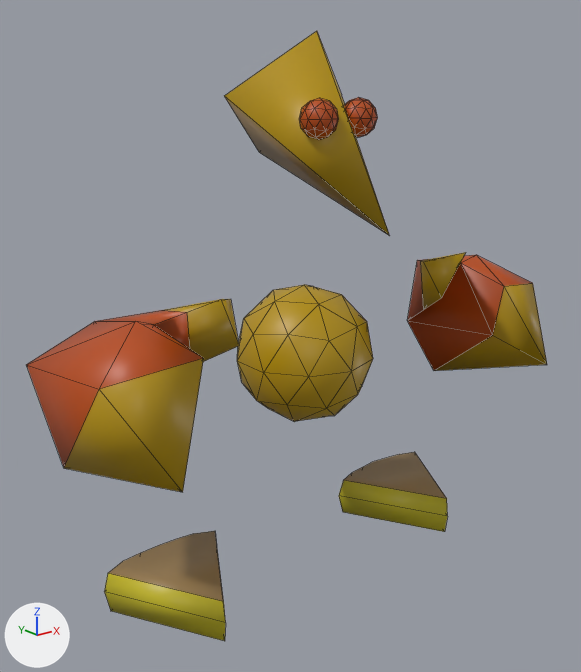
The COLLADA model assets/torre-golem.dae, before and after one commit.
Rendered twice from a 50 mm camera at (-6.99, -8.43, 6.92) aimed at (-0.36, -0.13, 3.6). Every picture has the same lights, and +X, +Y and +Z are marked at lower left. Mesh edges are drawn as thin lines.

The scene before the commit, as lines of its bpy script (objects in view):
```python
me_cylinder = bpy.data.meshes.new('Cylinder')
me_cylinder.from_pydata(...)  # 215 vertices, 333 faces; spans x -3.83..3.83, y -1.89..1.03, z 0.0..7.55
# faces by material slot: [101, 30, 8, 194]
me_cylinder.materials.append(mat_material)  # yellow #b79300
me_cylinder.materials.append(mat_canastra1)  # brown #94784b
me_cylinder.materials.append(mat_mussarela)  # yellow #c6b925
me_cylinder.materials.append(mat_fundi)  # orange #b74901
ob_cylinder = bpy.data.objects.new('Cylinder', me_cylinder)
ob_cylinder.location = (0.0, 0.0, 0.0)
```
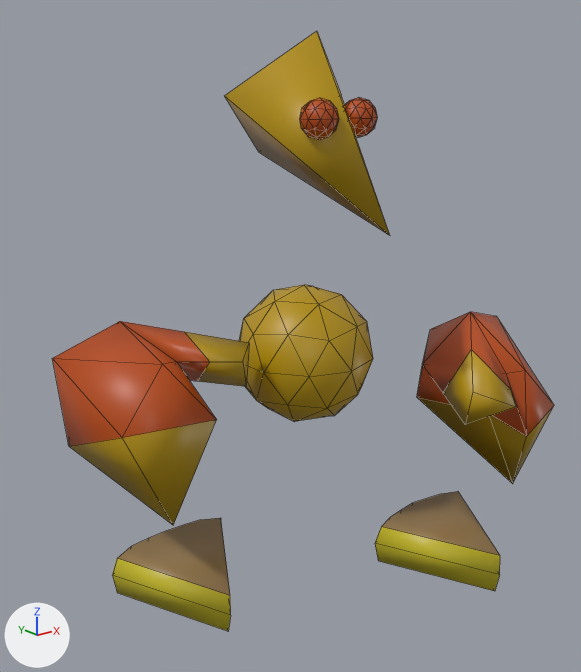
Changed parts and their boxes [x1, y1, x2, y2] in the pictures (581 x 672 px; the box of a moved part takes in the faces that stretch with it):
'Cylinder', reshaped: before [27, 31, 547, 641]; after [52, 31, 554, 631]
part 1 of me_cylinder, moved or reshaped: before [339, 452, 448, 532]; after [375, 491, 500, 591]
part 2 of me_cylinder, moved or reshaped: before [104, 531, 226, 641]; after [112, 518, 231, 631]
part 3 of me_cylinder, moved or reshaped: before [27, 299, 239, 492]; after [52, 321, 249, 525]
part 4 of me_cylinder, moved or reshaped: before [407, 252, 547, 371]; after [417, 312, 554, 484]

Diff of the bpy script that builds the scene:
```diff
--- a/assets/torre-golem.dae.py
+++ b/assets/torre-golem.dae.py
@@ me_cylinder @@
 me_cylinder.from_pydata(...)  # 215 vertices, 333 faces; spans x -3.83..3.83, y -1.89..1.03, z 0.0..7.55
 # used by ob_cylinder; location = (0.0, 0.0, 0.0)
+# me_cylinder part 1: the loose piece of 24 vertices spanning x 1.23..3.07, y -1.03..0.75, z 0.0..0.6 is multiplied about its middle by the matrix ((1.0, -0.003, 0.0), (0.003, 0.998, -0.063), (0.0, 0.063, 0.998)), then moved by (-0.63, -1.51, 0.02)
+# me_cylinder part 2: the loose piece of 24 vertices spanning x -3.06..-1.23, y -1.03..0.73, z 0.0..0.6 is turned 6.6 degrees about the x axis through its middle, then moved by (0.23, 0.23, -0.03)
+# me_cylinder part 3: the loose piece of 18 vertices spanning x -3.83..-1.69, y -1.89..0.88, z 2.33..4.61 is turned 26.4 degrees about the x axis through its middle, then moved by (0.55, 0.81, -0.59)
+# me_cylinder part 4: the loose piece of 18 vertices spanning x 1.69..3.83, y -1.89..0.88, z 2.33..4.61 is turned 46.3 degrees about the x axis through its middle, then moved by (-0.57, -0.82, -1.0)
 me_cylinder.materials.append(mat_material)
```
